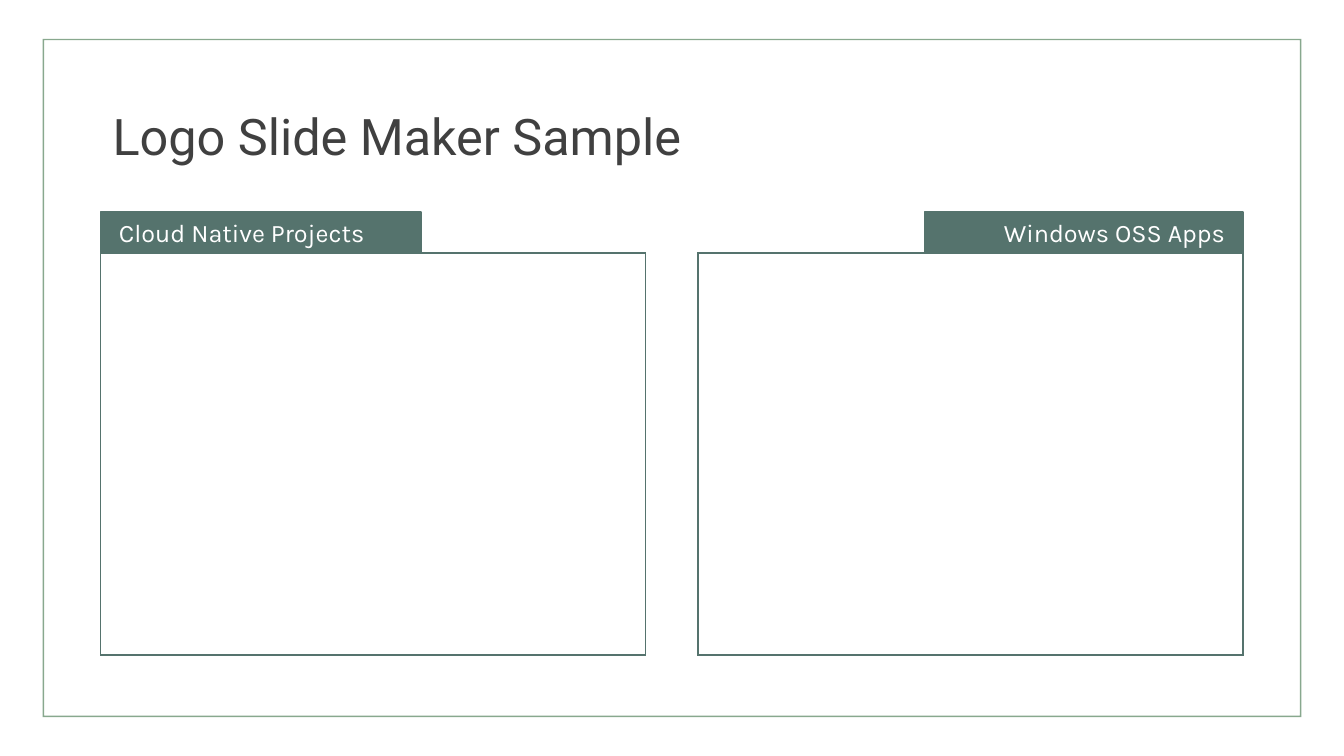
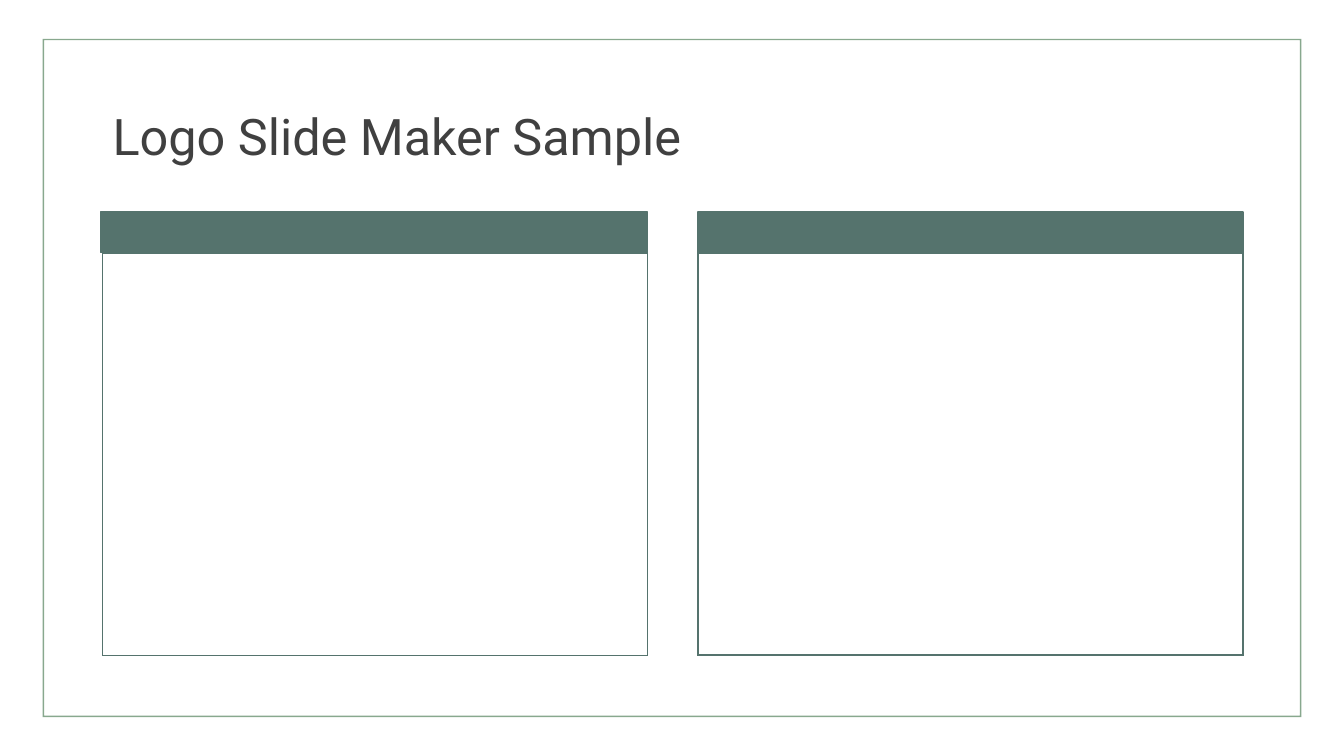
Before and after one commit to jcoliz/LogoSlideMaker, a slide deck: slide 1 of sample/template.pptx. Drawn at 1344x756 pixels with LibreOffice and Linux fonts; fonts in the diff are those of the drawing. Boxes give left, top, right and bottom in pixels: in the first picture for what was removed or moved away, otherwise in the second. Text is boxed around its words. In the diff, an @@ line names an element or a change of style, - is before the commit and + after.

```diff
--- a/sample/template.pptx
+++ b/sample/template.pptx
@@ rectangle: place and size @@
-rectangle at [101,212,421,252]
+rectangle at [101,212,647,252]
@@ text in rectangle at [119,224,364,248]: text removed @@
-Cloud Native Projects
@@ rectangle: place and size @@
-rectangle at [925,212,1243,252]
+rectangle at [699,212,1244,252]
@@ text in rectangle at [1004,225,1225,248]: text removed @@
-Windows OSS Apps
```
Also in this commit, not shown: 11 other files.
